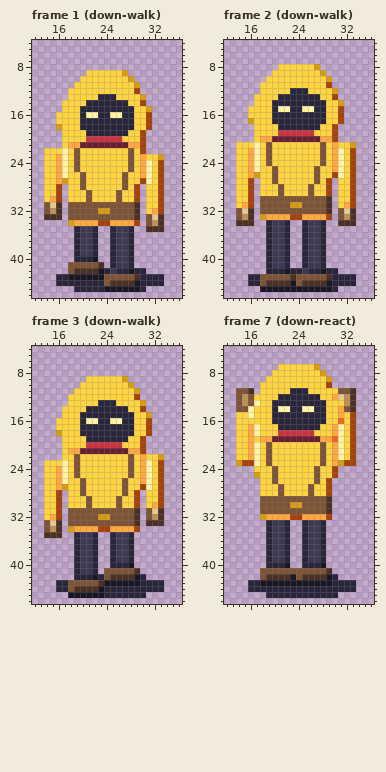
Two states of a pixel-art file, art/companion-48/review-place/work/pawn-aseprite/pawn.aseprite. Above is the file before it was changed.
48x48 pixels, 28 frames. Shown: frame 1 (down-walk): x 12..36, y 4..46; frame 2 (down-walk): x 12..36, y 4..46; frame 3 (down-walk): x 12..36, y 4..46; frame 7 (down-react): x 12..36, y 4..46. The commit also changed other frames, which this record leaves out.
Now the later version:
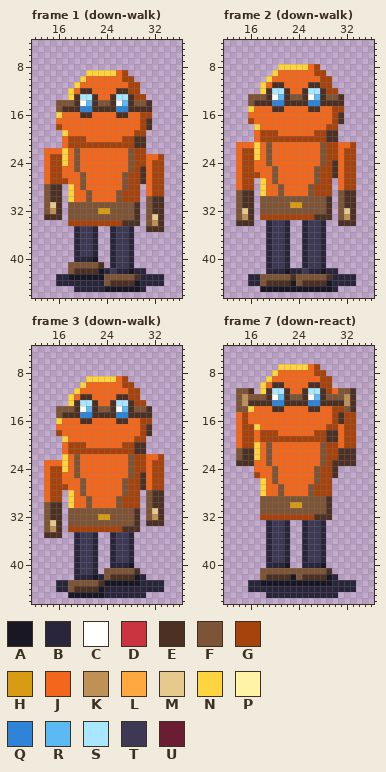
Palette (. is transparent): A #1a1725  B #29253a  C #ffffff  D #c93440  E #4b3023  F #7d5435  G #a6420c  H #d89b14  J #f2671b  K #bf9157  L #ffa83f  M #e6c98c  N #ffd441  P #fff4a6  Q #3084d8  R #5bb9f3  S #a9e6ff  T #3d3954  U #6b1e33
Edits made:
Changed rows in their new state; - is an unchanged pixel.
Frame 1 (down-walk):
first column x 14:
 9 ------------JG------
10 -------JJJJJJGG-----
11 ------JJJJJJJJGG----
12 -----JEEJJJJEEG-----
13 -----ESSEJJESSEGG---
14 --FFFECREFFECREFFE--
15 --FEEEQQEEEEQQEEEE--
16 ---JJJEEJJJJEEJJG---
17 --JJJJJJJJJJJJJJGE--
18 --GJJJJJJJJJJJJJGE--
19 ----JJJJJJJJJJJG----
20 ---JGGGJJJJJJGGEE---
21 ---JGGGGGGGGGGGEE---
22 JJJNJ-JJJJJJJJ-G----
23 JGGNJ-JJJJJJJJ-GGJJG
24 JGGNJ-JJJJJJJJ-GGJG-
25 JGGJJ-JJJJJJJJ-GEJG-
26 JGGJJJ-JJJJJJ-GGEJG-
27 JGGGJJ-JJJJJJ-GGEJG-
28 FEE--J-JJJJJJ-G--JG-
29 FEE--JJ-JJJJ-GG--JG-
30 FEE--JJ-JJJJ-GG--FEE
31 -----------------FEE
32 -----------------FEE
34 ----GGGGG--GGEEE----
Frame 2 (down-walk):
first column x 14:
 8 ------------JG------
 9 -------JJJJJJGG-----
10 ------JJJJJJJJGG----
11 -----JEEJJJJEEG-----
12 -----ESSEJJESSEGG---
13 --FFFECREFFECREFFE--
14 --FEEEQQEEEEQQEEEE--
15 ---JJJEEJJJJEEJJG---
16 --JJJJJJJJJJJJJJGE--
17 --GJJJJJJJJJJJJJGE--
18 ----JJJJJJJJJJJG----
19 ---JGGGJJJJJJGGEE---
20 ---JGGGGGGGGGGGEE---
21 JJJNJ-JJJJJJJJ-GGJJG
22 JGGNJ-JJJJJJJJ-GGJG-
23 JGGNJ-JJJJJJJJ-GGJG-
24 JGGJJ-JJJJJJJJ-GEJG-
25 JGGJJJ-JJJJJJ-GGEJG-
26 JGGGJJ-JJJJJJ-GGEJG-
27 JG---J-JJJJJJ-G--JG-
28 JG---JJ-JJJJ-GG--JG-
29 FEE--JJ-JJJJ-GG--FEE
30 FEE--------------FEE
31 FEE--------------FEE
33 ----GGGGG--GGEEE----
Frame 3 (down-walk):
first column x 14:
 9 ------------JG------
10 -------JJJJJJGG-----
11 ------JJJJJJJJGG----
12 -----JEEJJJJEEG-----
13 -----ESSEJJESSEGG---
14 --FFFECREFFECREFFE--
15 --FEEEQQEEEEQQEEEE--
16 ---JJJEEJJJJEEJJG---
17 --JJJJJJJJJJJJJJGE--
18 --GJJJJJJJJJJJJJGE--
19 ----JJJJJJJJJJJG----
20 ---JGGGJJJJJJGGEE---
21 ---JGGGGGGGGGGGEE---
22 ----J-JJJJJJJJ-GGJJG
23 JJJNJ-JJJJJJJJ-GGJG-
24 JGGNJ-JJJJJJJJ-GGJG-
25 JGGJJ-JJJJJJJJ-GEJG-
26 JGGJJJ-JJJJJJ-GGEJG-
27 JGGGJJ-JJJJJJ-GGEJG-
28 JG---J-JJJJJJ-G--FEE
29 JG---JJ-JJJJ-GG--FEE
30 FEE--JJ-JJJJ-GG--FEE
31 FEE-----------------
32 FEE-----------------
34 ----GGGGG--GGEEE----
Frame 7 (down-react):
first column x 14:
 7 ------------JG------
 8 -------JJJJJJGG-----
 9 ------JJJJJJJJGG----
10 -----JEEJJJJEEG-----
11 -----ESSEJJESSEGJ---
12 ---FFECREFFECREFFF--
13 --EEEEQQEEEEQQEEEE--
14 --NJJJEEJJJJEEJJGG--
15 JGJJJJJJJJJJJJJJGEG-
16 JGJJJJJJJJJJJJJJGEG-
17 JGGNJJJJJJJJJJJGGJG-
18 JGGJGGGJJJJJJGGEEJG-
19 JGGJGGGGGGGGGGGEEJG-
20 JGGNJ-JJJJJJJJ-GGJG-
21 FEENJ-JJJJJJJJ-GGEEE
22 FEENJ-JJJJJJJJ-GGEEE
23 EEEJJ-JJJJJJJJ-GEEEE
24 ---JJJ-JJJJJJ-GGE---
25 ---GJJ-JJJJJJ-GGE---
26 -----J-JJJJJJ-G-----
27 -----JJ-JJJJ-GG-----
28 -----JJ-JJJJ-GG-----
first column x 18:
32 GGGGG--GGEEE
Where, in picture pixels (left, top, right, bottom), the same in both pictures:
changed: (44, 70, 164, 226)
changed: (236, 64, 356, 220)
changed: (44, 376, 164, 532)
changed: (236, 364, 356, 520)
